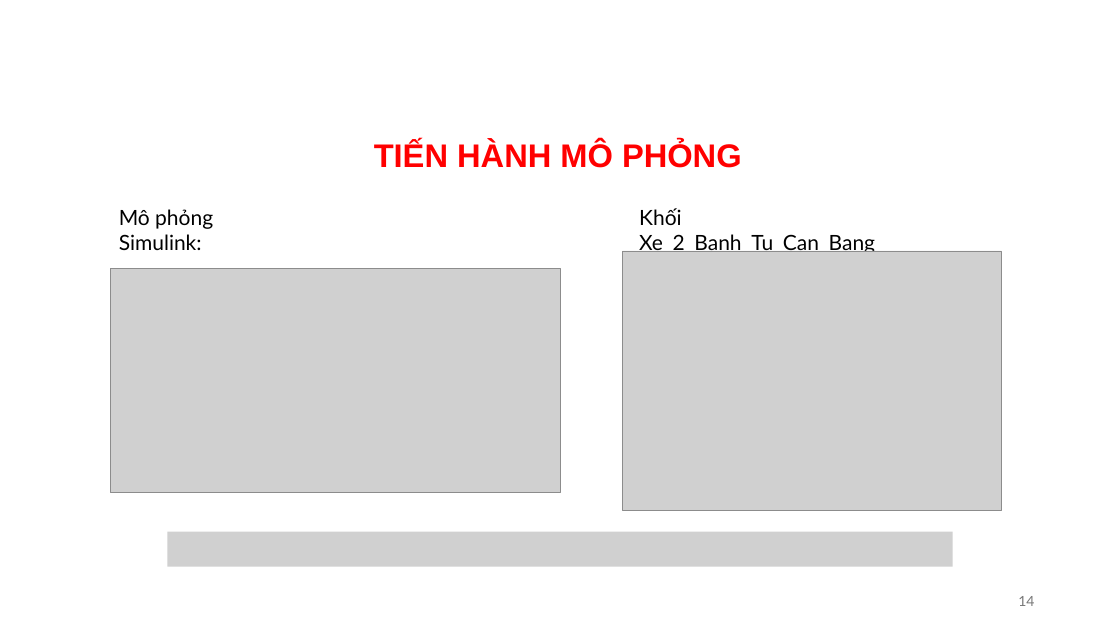
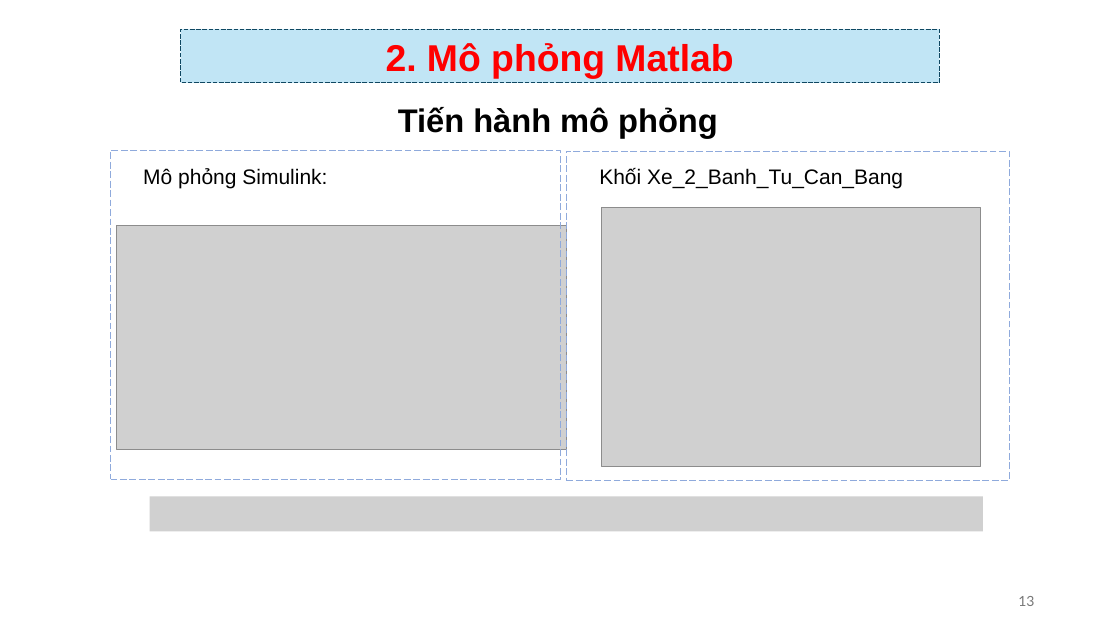
Before and after one commit to TIENPHAT2003/STM32, a slide deck: slide 13 of BaoCaoDADKTD.pptx (slide 14 before the commit). Drawn at 1120x630 pixels with LibreOffice and Linux fonts; fonts in the diff are those of the drawing; grey boxes stand for pictures; background and template pictures are left out. Boxes give left, top, right and bottom in pixels: in the first picture for what was removed or moved away, otherwise in the second. Text is boxed around its words. In the diff, an @@ line names an element or a change of style, - is before the commit and + after.

```diff
--- a/BaoCaoDADKTD.pptx
+++ b/BaoCaoDADKTD.pptx
@@ rectangle added at (181,29,939,83), fill #C1E5F5, outline #104862 0.75 pt dashed, 32 pt, text #FF0000, bold @@
+2. Mô phỏng Matlab
@@ text added at (398,107,718,138), 28 pt, text #000000, bold @@
+Tiến hành mô phỏng
@@ text removed at (374,141,742,168) @@
-TIẾN HÀNH MÔ PHỎNG
@@ freeform shape added at (111,150,560,480), outline #8FAADC 0.75 pt dashed @@
@@ text "Mô phỏng Simulink:": place and size @@
-text "Mô phỏng Simulink:" at (119,209,213,250)
+text "Mô phỏng Simulink:" at (143,168,327,188)
@@ text "Mô phỏng Simulink:" at (143,168,327,188): font Lato to Arial @@
@@ freeform shape added at (566,151,1010,481), outline #8FAADC 0.75 pt dashed @@
@@ text "Khối Xe_2_Banh_Tu_Can_Bang" at (599,168,903,188): font Lato to Arial @@
@@ text "Khối Xe_2_Banh_Tu_Can_Bang": place and size @@
-text "Khối Xe_2_Banh_Tu_Can_Bang" at (639,208,875,255)
+text "Khối Xe_2_Banh_Tu_Can_Bang" at (599,168,903,188)
@@ picture: place and size @@
-picture at (623,251,1002,511)
+picture at (602,207,981,466)
@@ picture: place and size @@
-picture at (111,269,560,493)
+picture at (117,226,566,450)
@@ picture added at (150,497,983,532) @@
@@ picture removed at (167,532,953,567) @@
@@ page number at (1018,596,1034,606): text changed @@
-14
+13
```
Also in this commit, not shown: 7 other slides changed, 9 slides added, 7 slides removed, 3 other files.
